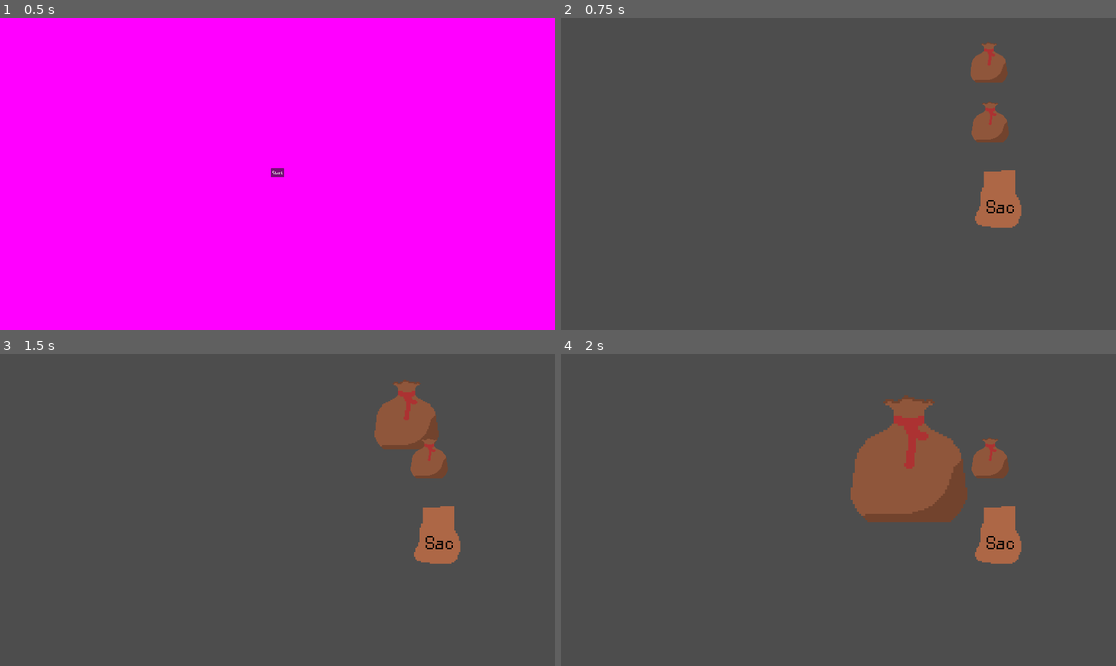
Above: before the commit, frames 1-4 (two rows, left to right).
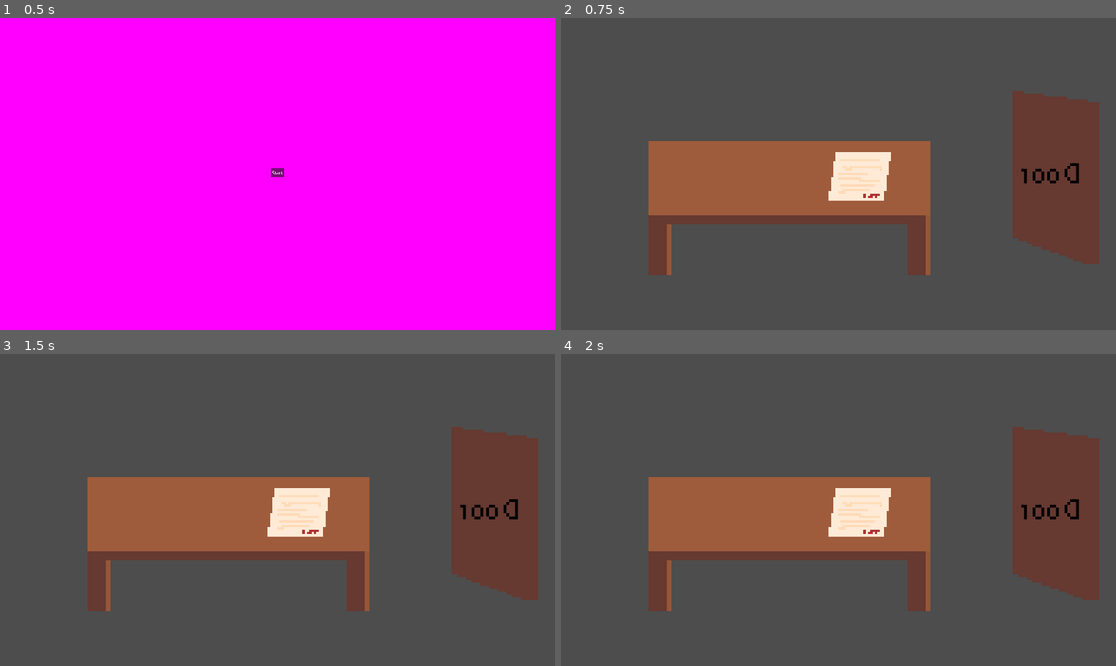
Above: after the commit, the same moments.

Repository: ThomasMcDonald904/TeaGame
Game: Godot game, scene res://scenes/main.tscn
The game is run twice, just before and just after one commit, with the same random seed, the same clock (stepped at 60 frames per second) and the same inputs.
Inputs (mouse positions are in pixels of both pictures, inside the frame that each line leads up to):
- Up to frame 1 (0.5 s): no input
- Up to frame 2 (0.75 s): click "Start" at 0.5 s
- Up to frame 3 (1.5 s): tap Enter at 1.25 s; move the mouse to (427, 397) at 1.27 s; press the mouse at (427, 397) at 1.28 s
- Up to frame 4 (2 s): no input

Frame 1 is identical in both runs. In frame 2, 25% of the frame differs, in the area x 15-97%, y 7-83%; in frame 3, 26%; in frame 4, 27%, in the area x 15-97%, y 13-83%.

Commit message:
Added office scene and letter
Added door to go to brewdio

Diff:
--- a/globals/globals.gd
+++ b/globals/globals.gd
@@ -6,5 +6,7 @@
 
 var can_open_container: bool = true
 
+var current_guest_preferences: GuestProfile
+
 #func _process(delta):
 	#print(has_item, item_held, selected_inventory_object)
--- /dev/null
+++ b/scenes/door.tscn
@@ -0,0 +1,17 @@
+[gd_scene load_steps=3 format=3 uid="uid://m63deu32t7cm"]
+
+[ext_resource type="Texture2D" uid="uid://d21v8u7qqtvg0" path="res://resources/textures/office_door.png" id="1_rhowj"]
+[ext_resource type="Script" path="res://scripts/door.gd" id="2_7j5nh"]
+
+[node name="Door" type="Sprite2D"]
+scale = Vector2(10, 10)
+texture = ExtResource("1_rhowj")
+flip_h = true
+script = ExtResource("2_7j5nh")
+
+[node name="Area2D" type="Area2D" parent="."]
+
+[node name="CollisionPolygon2D" type="CollisionPolygon2D" parent="Area2D"]
+polygon = PackedVector2Array(-10, -28, 20, -24, 20, 32, 15, 32, -10, 23)
+
+[connection signal="input_event" from="Area2D" to="." method="_on_area_2d_input_event"]
--- a/scenes/game_state.tscn
+++ b/scenes/game_state.tscn
@@ -36,10 +36,28 @@
 }]
 }
 
+[sub_resource type="Animation" id="Animation_tunf7"]
+resource_name = "enter_office"
+tracks/0/type = "method"
+tracks/0/imported = false
+tracks/0/enabled = true
+tracks/0/path = NodePath(".")
+tracks/0/interp = 1
+tracks/0/loop_wrap = true
+tracks/0/keys = {
+"times": PackedFloat32Array(0),
+"transitions": PackedFloat32Array(1),
+"values": [{
+"args": [&"enter_office"],
+"method": &"emit_signal"
+}]
+}
+
 [sub_resource type="AnimationLibrary" id="AnimationLibrary_ms4ju"]
 _data = {
 "enter_brewdio": SubResource("Animation_67vul"),
-"enter_main_menu": SubResource("Animation_gvsad")
+"enter_main_menu": SubResource("Animation_gvsad"),
+"enter_office": SubResource("Animation_tunf7")
 }
 
 [sub_resource type="AnimationNodeAnimation" id="AnimationNodeAnimation_ojt14"]
@@ -48,21 +66,26 @@
 [sub_resource type="AnimationNodeAnimation" id="AnimationNodeAnimation_raf3b"]
 animation = &"enter_main_menu"
 
+[sub_resource type="AnimationNodeAnimation" id="AnimationNodeAnimation_uaigd"]
+animation = &"enter_office"
+
 [sub_resource type="AnimationNodeStateMachineTransition" id="AnimationNodeStateMachineTransition_ncvqx"]
 advance_mode = 2
 
-[sub_resource type="AnimationNodeStateMachineTransition" id="AnimationNodeStateMachineTransition_6npel"]
+[sub_resource type="AnimationNodeStateMachineTransition" id="AnimationNodeStateMachineTransition_qf4t3"]
 advance_mode = 2
 advance_expression = "start"
 
 [sub_resource type="AnimationNodeStateMachine" id="AnimationNodeStateMachine_bsbxa"]
 states/Start/position = Vector2(163, 68)
 states/enter_brewdio/node = SubResource("AnimationNodeAnimation_ojt14")
-states/enter_brewdio/position = Vector2(558, 68)
+states/enter_brewdio/position = Vector2(552, 29)
 states/enter_main_menu/node = SubResource("AnimationNodeAnimation_raf3b")
 states/enter_main_menu/position = Vector2(331, 68)
-transitions = ["Start", "enter_main_menu", SubResource("AnimationNodeStateMachineTransition_ncvqx"), "enter_main_menu", "enter_brewdio", SubResource("AnimationNodeStateMachineTransition_6npel")]
-graph_offset = Vector2(64, -48)
+states/enter_office/node = SubResource("AnimationNodeAnimation_uaigd")
+states/enter_office/position = Vector2(552, 100)
+transitions = ["Start", "enter_main_menu", SubResource("AnimationNodeStateMachineTransition_ncvqx"), "enter_main_menu", "enter_office", SubResource("AnimationNodeStateMachineTransition_qf4t3")]
+graph_offset = Vector2(56, -43)
 
 [node name="GameState" type="AnimationTree"]
 root_node = NodePath(".")
--- /dev/null
+++ b/scenes/letter.tscn
@@ -0,0 +1,16 @@
+[gd_scene load_steps=3 format=3 uid="uid://dlvn1ymnurj7"]
+
+[ext_resource type="Texture2D" uid="uid://o63wyggp8ut6" path="res://resources/textures/letter.png" id="1_kqo63"]
+[ext_resource type="Script" path="res://scripts/letter.gd" id="2_3dl2y"]
+
+[node name="Letter" type="Sprite2D"]
+scale = Vector2(8, 8)
+texture = ExtResource("1_kqo63")
+script = ExtResource("2_3dl2y")
+
+[node name="Area2D" type="Area2D" parent="."]
+
+[node name="CollisionPolygon2D" type="CollisionPolygon2D" parent="Area2D"]
+polygon = PackedVector2Array(-11, -10, 13, -10, 10, 11, -14, 11)
+
+[connection signal="input_event" from="Area2D" to="." method="_on_area_2d_input_event"]
--- a/scenes/main.tscn
+++ b/scenes/main.tscn
@@ -1,11 +1,12 @@
-[gd_scene load_steps=4 format=3 uid="uid://kvxavm21npxv"]
+[gd_scene load_steps=5 format=3 uid="uid://kvxavm21npxv"]
 
 [ext_resource type="Script" path="res://scripts/main.gd" id="1_bmv4p"]
 [ext_resource type="PackedScene" uid="uid://b1mwhq3dnfckn" path="res://scenes/main_menu.tscn" id="2_bejds"]
 [ext_resource type="PackedScene" uid="uid://dfj5qs1trsk3u" path="res://scenes/brewdio.tscn" id="2_sdh1y"]
+[ext_resource type="PackedScene" uid="uid://j1vnb2epll2j" path="res://scenes/office.tscn" id="4_xodbs"]
 
 [node name="Main" type="Node"]
 script = ExtResource("1_bmv4p")
 
 [node name="ResourcePreloader" type="ResourcePreloader" parent="."]
-resources = [PackedStringArray("brewdio", "main_menu"), [ExtResource("2_sdh1y"), ExtResource("2_bejds")]]
+resources = [PackedStringArray("brewdio", "main_menu", "office"), [ExtResource("2_sdh1y"), ExtResource("2_bejds"), ExtResource("4_xodbs")]]
--- a/scenes/office.tscn
+++ b/scenes/office.tscn
@@ -1,68 +1,132 @@
-[gd_scene load_steps=3 format=3 uid="uid://j1vnb2epll2j"]
+[gd_scene load_steps=8 format=3 uid="uid://j1vnb2epll2j"]
 
-[ext_resource type="PackedScene" uid="uid://1e6q4wp51b0a" path="res://test_gui/target_drink_debug.tscn" id="1_jrbta"]
-[ext_resource type="Script" path="res://scripts/debug/storyteller_debug.gd" id="2_7tte4"]
+[ext_resource type="Script" path="res://scripts/office.gd" id="1_3jfvw"]
+[ext_resource type="PackedScene" uid="uid://m63deu32t7cm" path="res://scenes/door.tscn" id="1_vvbi1"]
+[ext_resource type="Texture2D" uid="uid://dnkv8lqq0fas3" path="res://resources/textures/table.png" id="2_ifi87"]
+[ext_resource type="PackedScene" uid="uid://dlvn1ymnurj7" path="res://scenes/letter.tscn" id="3_yofvk"]
+
+[sub_resource type="Animation" id="Animation_ekhom"]
+resource_name = "ReadLetter"
+length = 1.5
+tracks/0/type = "value"
+tracks/0/imported = false
+tracks/0/enabled = true
+tracks/0/path = NodePath("Control:visible")
+tracks/0/interp = 1
+tracks/0/loop_wrap = true
+tracks/0/keys = {
+"times": PackedFloat32Array(0),
+"transitions": PackedFloat32Array(1),
+"update": 1,
+"values": [true]
+}
+tracks/1/type = "value"
+tracks/1/imported = false
+tracks/1/enabled = true
+tracks/1/path = NodePath("Control:modulate")
+tracks/1/interp = 1
+tracks/1/loop_wrap = true
+tracks/1/keys = {
+"times": PackedFloat32Array(0, 1.5),
+"transitions": PackedFloat32Array(1, 1),
+"update": 0,
+"values": [Color(1, 1, 1, 0), Color(1, 1, 1, 1)]
+}
+tracks/2/type = "value"
+tracks/2/imported = false
+tracks/2/enabled = true
+tracks/2/path = NodePath("Door:letter_read")
+tracks/2/interp = 1
+tracks/2/loop_wrap = true
+tracks/2/keys = {
+"times": PackedFloat32Array(1.5),
+"transitions": PackedFloat32Array(1),
+"update": 1,
+"values": [true]
+}
+
+[sub_resource type="Animation" id="Animation_uuivf"]
+length = 0.001
+tracks/0/type = "value"
+tracks/0/imported = false
+tracks/0/enabled = true
+tracks/0/path = NodePath("Control:visible")
+tracks/0/interp = 1
+tracks/0/loop_wrap = true
+tracks/0/keys = {
+"times": PackedFloat32Array(0),
+"transitions": PackedFloat32Array(1),
+"update": 0,
+"values": [false]
+}
+tracks/1/type = "value"
+tracks/1/imported = false
+tracks/1/enabled = true
+tracks/1/path = NodePath("Door:letter_read")
+tracks/1/interp = 1
+tracks/1/loop_wrap = true
+tracks/1/keys = {
+"times": PackedFloat32Array(0),
+"transitions": PackedFloat32Array(1),
+"update": 1,
+"values": [false]
+}
+
+[sub_resource type="AnimationLibrary" id="AnimationLibrary_vhcio"]
+_data = {
+"RESET": SubResource("Animation_uuivf"),
+"ReadLetter": SubResource("Animation_ekhom")
+}
 
 [node name="Office" type="Node2D"]
+script = ExtResource("1_3jfvw")
 
-[node name="CanvasLayer" type="CanvasLayer" parent="."]
+[node name="Door" parent="." instance=ExtResource("1_vvbi1")]
+position = Vector2(1662, 532)
 
-[node name="Control" type="Control" parent="CanvasLayer"]
+[node name="Table" type="Sprite2D" parent="."]
+position = Vector2(782, 634)
+scale = Vector2(16, 16)
+texture = ExtResource("2_ifi87")
+
+[node name="Letter" parent="." instance=ExtResource("3_yofvk")]
+position = Vector2(1038, 544)
+
+[node name="AnimationPlayer" type="AnimationPlayer" parent="."]
+libraries = {
+"": SubResource("AnimationLibrary_vhcio")
+}
+
+[node name="Control" type="Control" parent="."]
+visible = false
 layout_mode = 3
 anchors_preset = 0
-offset_right = 854.0
-offset_bottom = 942.0
-metadata/_edit_use_anchors_ = true
+offset_right = 1920.0
+offset_bottom = 1080.0
+mouse_filter = 2
 
-[node name="TargetDrink" parent="CanvasLayer/Control" instance=ExtResource("1_jrbta")]
+[node name="ColorRect" type="ColorRect" parent="Control"]
 layout_mode = 1
-anchors_preset = -1
-anchor_right = 0.673
-anchor_bottom = 0.918
-offset_left = 3.0
-offset_top = -3.0
-offset_right = 0.257996
-offset_bottom = 0.243958
+anchors_preset = 8
+anchor_left = 0.5
+anchor_top = 0.5
+anchor_right = 0.5
+anchor_bottom = 0.5
+offset_left = -336.5
+offset_top = -433.5
+offset_right = 336.5
+offset_bottom = 433.5
 grow_horizontal = 2
 grow_vertical = 2
-metadata/_edit_use_anchors_ = true
+color = Color(1, 0.917647, 0.839216, 1)
 
-[node name="Panel" type="Panel" parent="CanvasLayer/Control"]
+[node name="RichTextLabel" type="RichTextLabel" parent="Control/ColorRect"]
 layout_mode = 1
-anchors_preset = -1
-anchor_right = 0.97
-anchor_bottom = 0.917
-offset_left = 602.0
-offset_right = 363.62
-offset_bottom = 2.18597
-script = ExtResource("2_7tte4")
-metadata/_edit_use_anchors_ = true
-
-[node name="RichTextLabel" type="RichTextLabel" parent="CanvasLayer/Control/Panel"]
-layout_mode = 1
-anchors_preset = -1
+anchors_preset = 15
 anchor_right = 1.0
 anchor_bottom = 1.0
-offset_left = 32.0
-offset_top = 32.0
-offset_right = -32.0
-offset_bottom = -32.0
-text = "Lorem ipsum dolor sit amet, consectetur adipiscing elit, sed do eiusmod tempor incididunt ut labore et dolore magna aliqua. Ut enim ad minim veniam, quis nostrud exercitation ullamco laboris nisi ut aliquip ex ea commodo consequat. Duis aute irure dolor in reprehenderit in voluptate velit esse cillum dolore eu fugiat nulla pariatur. Excepteur sint occaecat cupidatat non proident, sunt in culpa qui officia deserunt mollit anim id est laborum."
-metadata/_edit_use_anchors_ = true
-
-[node name="Button" type="Button" parent="CanvasLayer/Control/Panel"]
-layout_mode = 1
-anchors_preset = -1
-anchor_left = 0.405
-anchor_top = 0.946
-anchor_right = 0.595
-anchor_bottom = 0.982
-offset_left = 0.0499878
-offset_top = 12.764
-offset_right = -0.0500183
-offset_bottom = -0.412048
 grow_horizontal = 2
-grow_vertical = 0
-text = "Regenerate"
-
-[connection signal="pressed" from="CanvasLayer/Control/Panel/Button" to="CanvasLayer/Control/Panel" method="_on_button_pressed"]
+grow_vertical = 2
+theme_override_colors/default_color = Color(0, 0, 0, 1)
+theme_override_font_sizes/normal_font_size = 35
+text = "Lorem ipsum dolor sit amet, consectetur adipiscing elit. Sed scelerisque pulvinar mi nec ullamcorper. Donec vel sem tellus. Morbi a felis urna. Sed auctor orci lacus, auctor pretium mauris efficitur maximus. Aliquam pulvinar neque urna, nec congue urna fermentum non. Donec commodo eget lacus et lacinia. Vivamus bibendum sodales aliquet. Suspendisse tortor urna, sagittis in neque porta, ultrices elementum nibh. In in tincidunt dui. Fusce nunc neque, scelerisque nec tincidunt in, ultricies quis arcu. Sed volutpat tempor fermentum."
--- a/scripts/debug/storyteller_debug.gd
+++ b/scripts/debug/storyteller_debug.gd
@@ -19,6 +19,6 @@
 
 func _on_button_pressed():
 	var storyteller: Storyteller = Storyteller.new()
-	var guest_profile = GuestProfile.new()
+	var guest_profile:  = GuestProfile.new()
 	storyteller.generate_story(guest_profile)
 	rich_text_label.text = guest_profile.story
--- /dev/null
+++ b/scripts/door.gd
@@ -0,0 +1,7 @@
+extends Sprite2D
+
+@export var letter_read: bool = false
+
+func _on_area_2d_input_event(viewport, event: InputEvent, shape_idx):
+	if event.is_action_pressed("click") and letter_read:
+		GameState.emit_signal("enter_brewdio")
--- a/scripts/game_state.gd
+++ b/scripts/game_state.gd
@@ -2,6 +2,7 @@
 
 signal enter_main_menu()
 signal enter_brewdio()
+signal enter_office()
 
 @export var start : bool = false
 
--- /dev/null
+++ b/scripts/letter.gd
@@ -0,0 +1,7 @@
+extends Sprite2D
+
+signal read_letter
+
+func _on_area_2d_input_event(viewport, event: InputEvent, shape_idx):
+	if event.is_action_pressed("click"):
+		read_letter.emit()
--- a/scripts/main.gd
+++ b/scripts/main.gd
@@ -4,11 +4,13 @@
 
 var main_menu_scene
 var brewdio_scene
+var office_scene
 
 # Cal$AnimationPlayerled when the node enters the scene tree for the first time.
 func _ready():
 	GameState.enter_main_menu.connect(show_main_menu)
 	GameState.enter_brewdio.connect(show_brewdio)
+	GameState.enter_office.connect(show_office)
 
 # Called every frame. 'delta' is the elapsed time since the previous frame.
 func _process(_delta):
@@ -22,5 +24,17 @@
 func show_brewdio():
 	var brewdio_packed_scene:PackedScene = resource_preloader.get_resource("brewdio")
 	brewdio_scene = brewdio_packed_scene.instantiate()
-	main_menu_scene.queue_free()
+	if main_menu_scene != null:
+		main_menu_scene.queue_free()
+	if office_scene != null:
+		office_scene.queue_free()
 	add_child(brewdio_scene)
+
+func show_office():
+	var office_packed_scene: PackedScene = resource_preloader.get_resource("office")
+	office_scene = office_packed_scene.instantiate()
+	if main_menu_scene != null:
+		main_menu_scene.queue_free()
+	if brewdio_scene != null:
+		brewdio_scene.queue_free()
+	add_child(office_scene)
--- /dev/null
+++ b/scripts/office.gd
@@ -0,0 +1,12 @@
+extends Node2D
+
+func _ready():
+	$Letter.connect("read_letter", give_letter)
+
+func give_letter():
+	var storyteller: Storyteller = Storyteller.new()
+	var guest_profile: GuestProfile = GuestProfile.new()
+	storyteller.generate_story(guest_profile)
+	Globals.current_guest_preferences = guest_profile
+	$Control/ColorRect/RichTextLabel.text = guest_profile.story
+	$AnimationPlayer.play("ReadLetter")
Binary file added: resources/textures/letter.png
Not shown, added: resources/textures/letter.png.import
Binary file added: resources/textures/table.png
Not shown, added: resources/textures/table.png.import
Not shown: 1 places in scenes/game_state.tscn that only renumber resources
Not shown, added: scenes/doo4230.tmp
Not shown, added: scenes/offBC80.tmp
